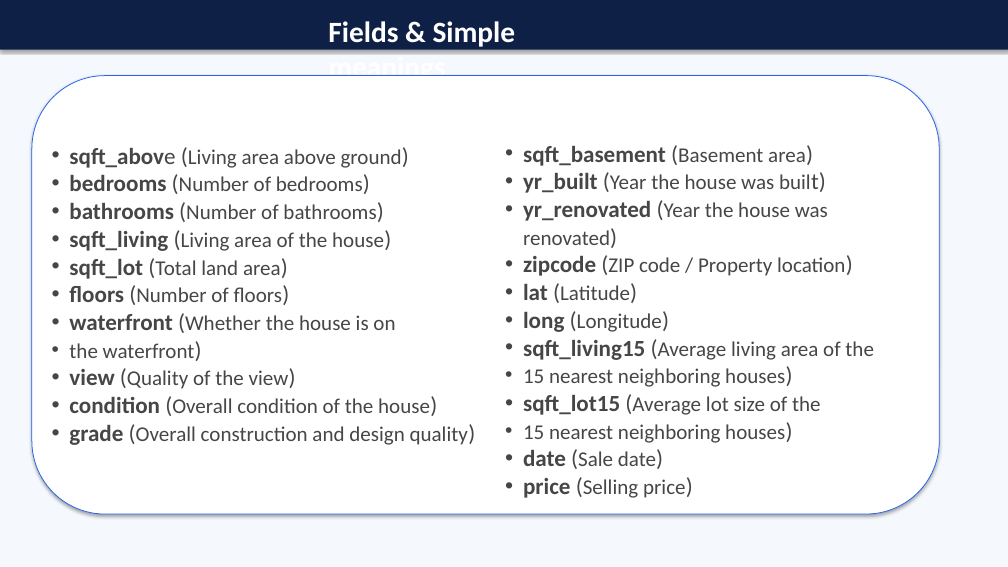
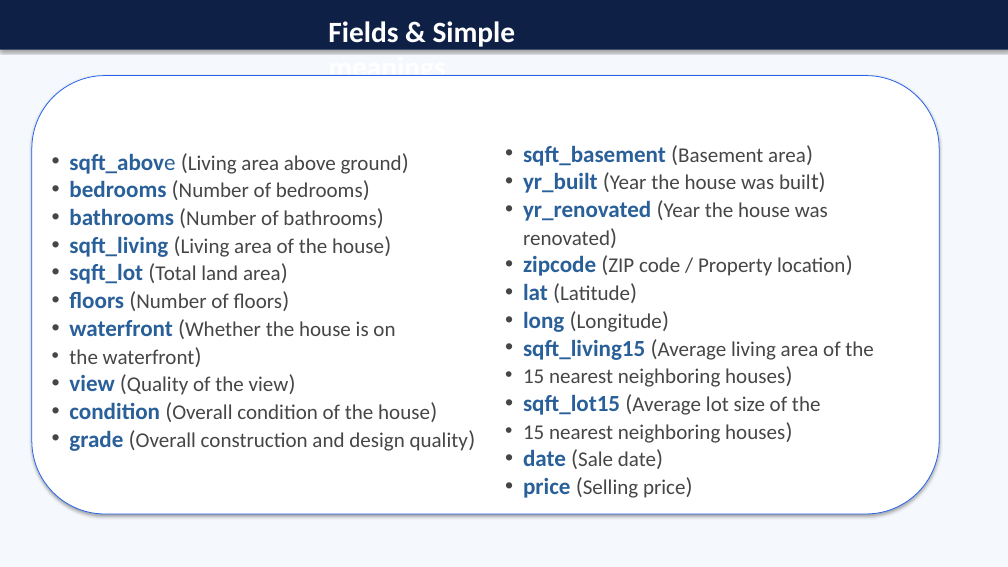
Before and after one commit to elhamrouzban/king_county_housing, a slide deck: slide 5 of Professional_King_County_EDA_Presentation.pptx. Drawn at 1008x567 pixels with LibreOffice and Linux fonts; fonts in the diff are those of the drawing. Boxes give left, top, right and bottom in pixels: in the first picture for what was removed or moved away, otherwise in the second. Text is boxed around its words. In the diff, an @@ line names an element or a change of style, - is before the commit and + after.

```diff
--- a/Professional_King_County_EDA_Presentation.pptx
+++ b/Professional_King_County_EDA_Presentation.pptx
@@ text at [523,145,874,466]: text colour #464646 to #2A6099 in "sqft_basement", "yr_built", "yr_renovated", "zipcode" and 6 more places @@
@@ text at [69,153,468,451]: text colour #464646 to #2A6099 in "sqft_above", "bedrooms", "bathrooms", "sqft_living" and 6 more places; highlight none to #FFFFFF in "sqft_above" @@
```
Also in this commit, not shown: 2 other slides changed, 13 other files.
